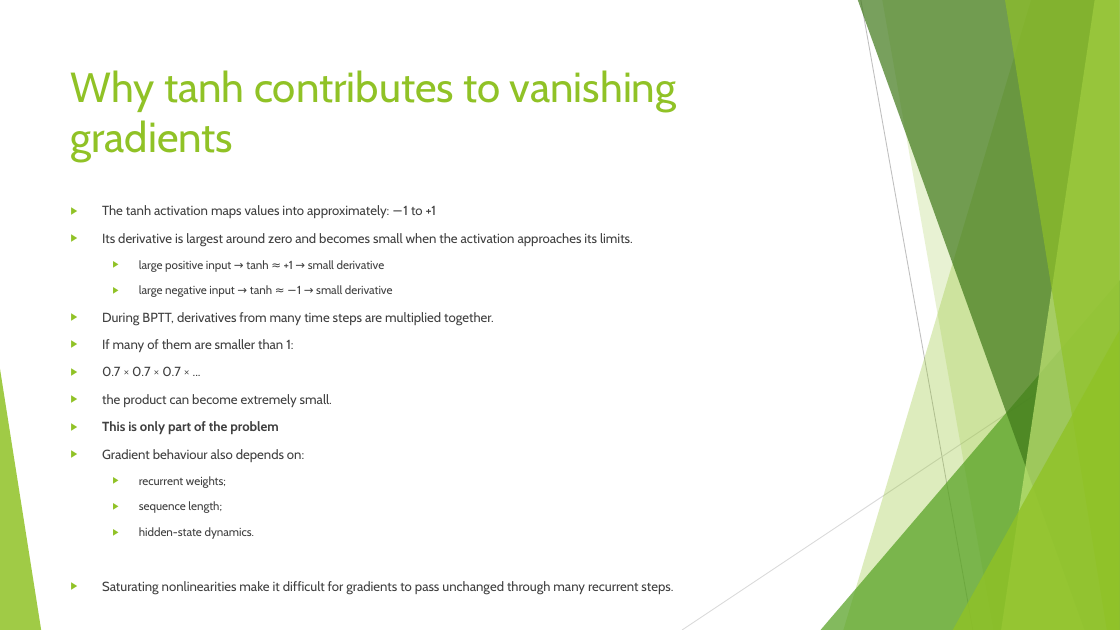
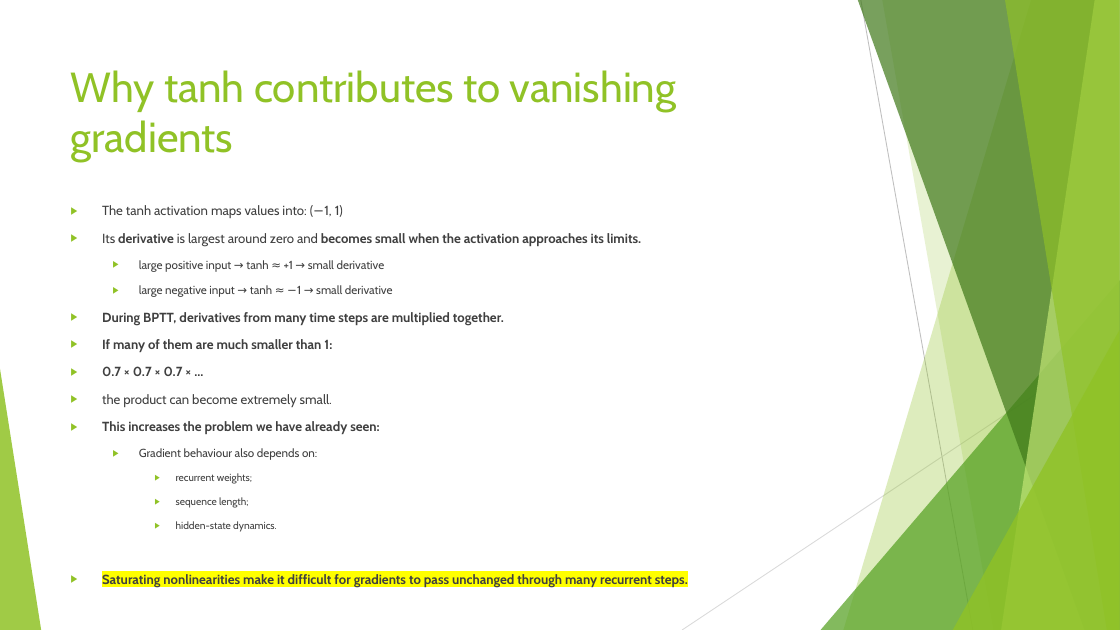
Before and after one commit to FranzGH/timeseries, a slide deck: slide 86 of Slides/04 Recurrent NNs.pptx (slide 97 before the commit). Drawn at 1120x630 pixels with LibreOffice and Linux fonts; fonts in the diff are those of the drawing. Boxes give left, top, right and bottom in pixels: in the first picture for what was removed or moved away, otherwise in the second. Text is boxed around its words. In the diff, an @@ line names an element or a change of style, - is before the commit and + after.

```diff
--- a/Slides/04 Recurrent NNs.pptx
+++ b/Slides/04 Recurrent NNs.pptx
@@ text at (x1=102, y1=205, x2=343, y2=218): text changed @@
-▶ The tanh activation maps values into approximately: −1 to +1
+▶ The tanh activation maps values into: (−1, 1)
@@ text at (x1=102, y1=233, x2=688, y2=587): bold on in "derivative becomes small when the activation approaches ...", "During BPTT, derivatives from many time steps ...", "0.7 × 0.7 × 0.7 × ...", "Saturating nonlinearities make it difficult for gradients ..."; size 11.2 to 10 pt in "Gradient behaviour also depends on:"; size 10 to 8.8 pt in "recurrent weights;", "sequence length;", "hidden-state dynamics."; highlight none to #FFFF00 in "Saturating nonlinearities make it difficult for gradients ..."; list level 1 to 2 in "Gradient behaviour also depends on:"; list level 2 to 3 in "recurrent weights;"; list level 2 to 3 in "sequence length;"; list level 2 to 3 in "hidden-state dynamics." @@
@@ text at (x1=102, y1=339, x2=332, y2=352): text changed; bold on @@
-▶ If many of them are smaller than 1:
+▶ If many of them are much smaller than 1:
@@ text at (x1=102, y1=421, x2=379, y2=434): text changed @@
-▶ This is only part of the problem
+▶ This increases the problem we have already seen:
```
Also in this commit, not shown: 23 other slides changed, 6 slides added, 16 slides removed, 12 other files.
